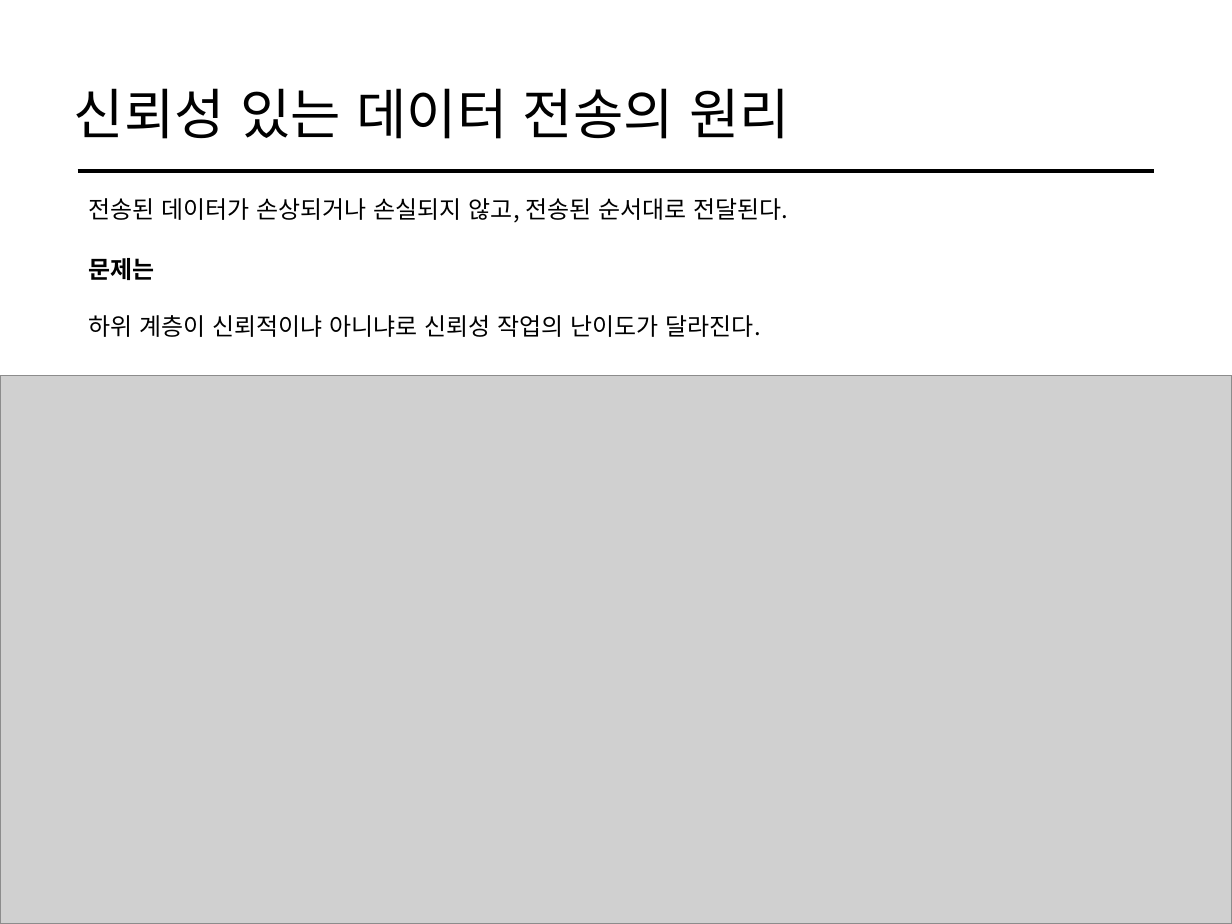
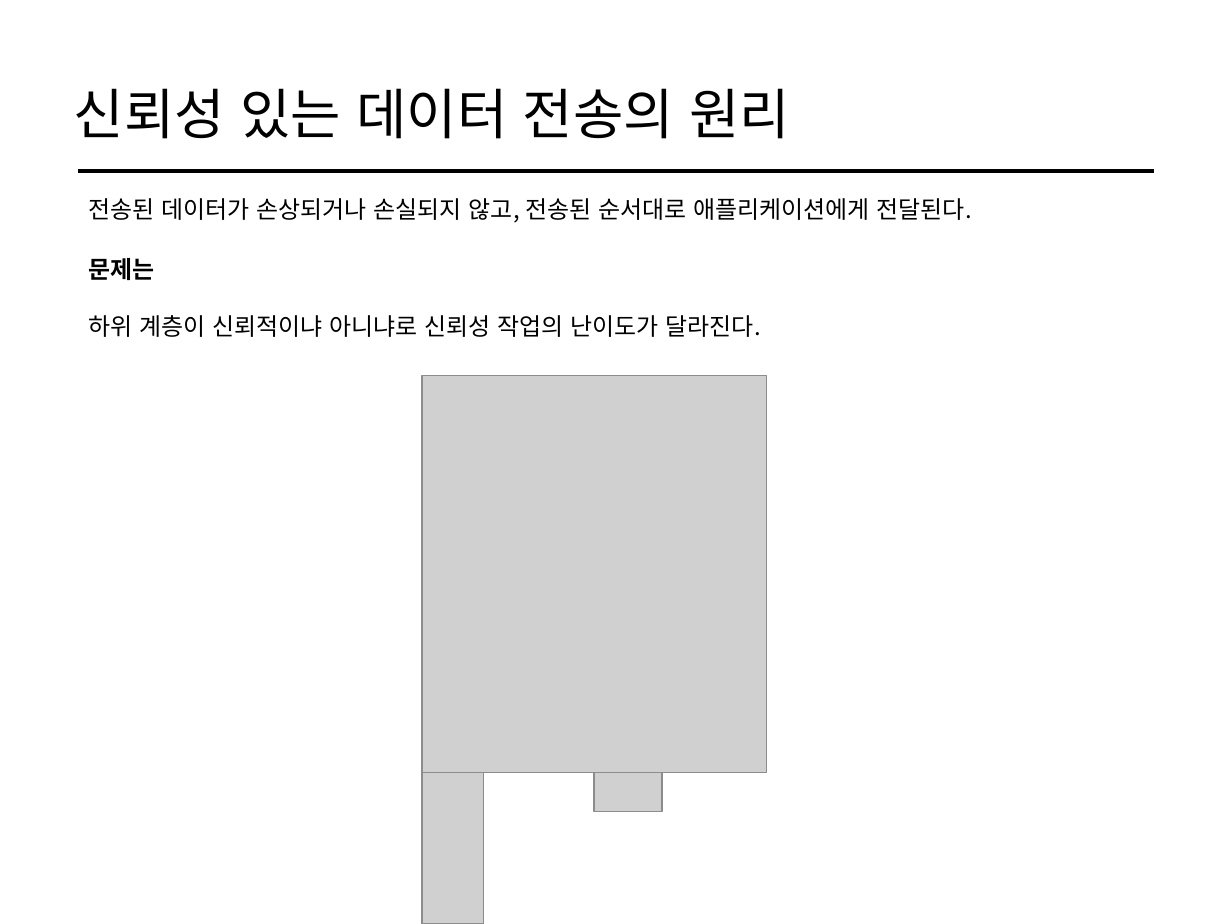
Before and after one commit to cs-study-org/cs-study, a slide deck: slide 7 of 18/yongki/FlowControl&ErrorControl.pptx. Drawn at 1232x924 pixels with LibreOffice and Linux fonts; fonts in the diff are those of the drawing; grey boxes stand for pictures. Boxes give left, top, right and bottom in pixels: in the first picture for what was removed or moved away, otherwise in the second. Text is boxed around its words. In the diff, an @@ line names an element or a change of style, - is before the commit and + after.

```diff
--- a/18/yongki/FlowControl&ErrorControl.pptx
+++ b/18/yongki/FlowControl&ErrorControl.pptx
@@ text at bbox=[88, 198, 972, 223]: text changed @@
-전송된 데이터가 손상되거나 손실되지 않고, 전송된 순서대로 전달된다.
+전송된 데이터가 손상되거나 손실되지 않고, 전송된 순서대로 애플리케이션에게 전달된다.
@@ picture: place and size @@
-picture at bbox=[0, 376, 1232, 924]
+picture at bbox=[423, 376, 768, 772]
@@ picture added at bbox=[423, 772, 484, 924] @@
@@ picture added at bbox=[594, 772, 662, 811] @@
```
Also in this commit, not shown: 3 other slides changed, 1 slide added, 1 other file.
